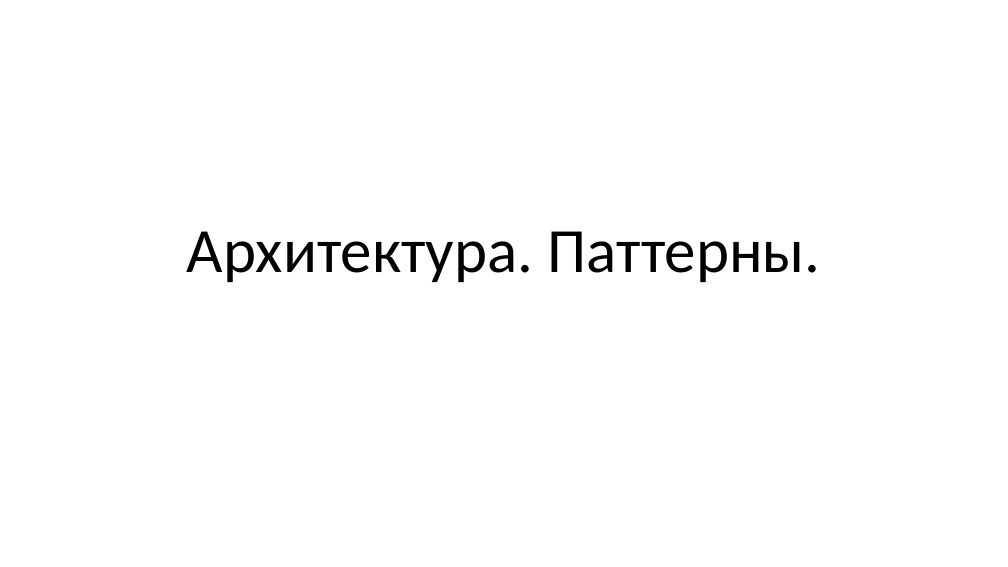
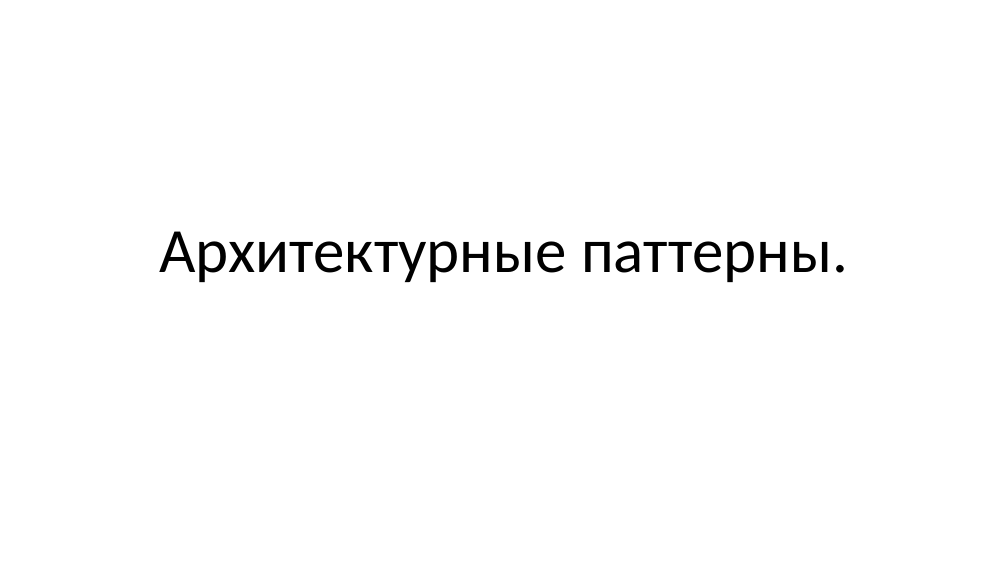
Before and after one commit to dimaxz/Lectures, a slide deck: slide 1 of Лекция 2. Паттерны/Лекция 2. Паттерны.pptx. Drawn at 1008x567 pixels with LibreOffice and Linux fonts; fonts in the diff are those of the drawing. Boxes give left, top, right and bottom in pixels: in the first picture for what was removed or moved away, otherwise in the second. Text is boxed around its words. In the diff, an @@ line names an element or a change of style, - is before the commit and + after.

```diff
--- a/Лекция 2. Паттерны/Лекция 2. Паттерны.pptx
+++ b/Лекция 2. Паттерны/Лекция 2. Паттерны.pptx
@@ title at <box>160,231,848,282</box>: text changed @@
-Архитектура. Паттерны.
+Архитектурные паттерны.
```
Also in this commit, not shown: 9 other slides changed, 1 slide removed, 5 other files.
